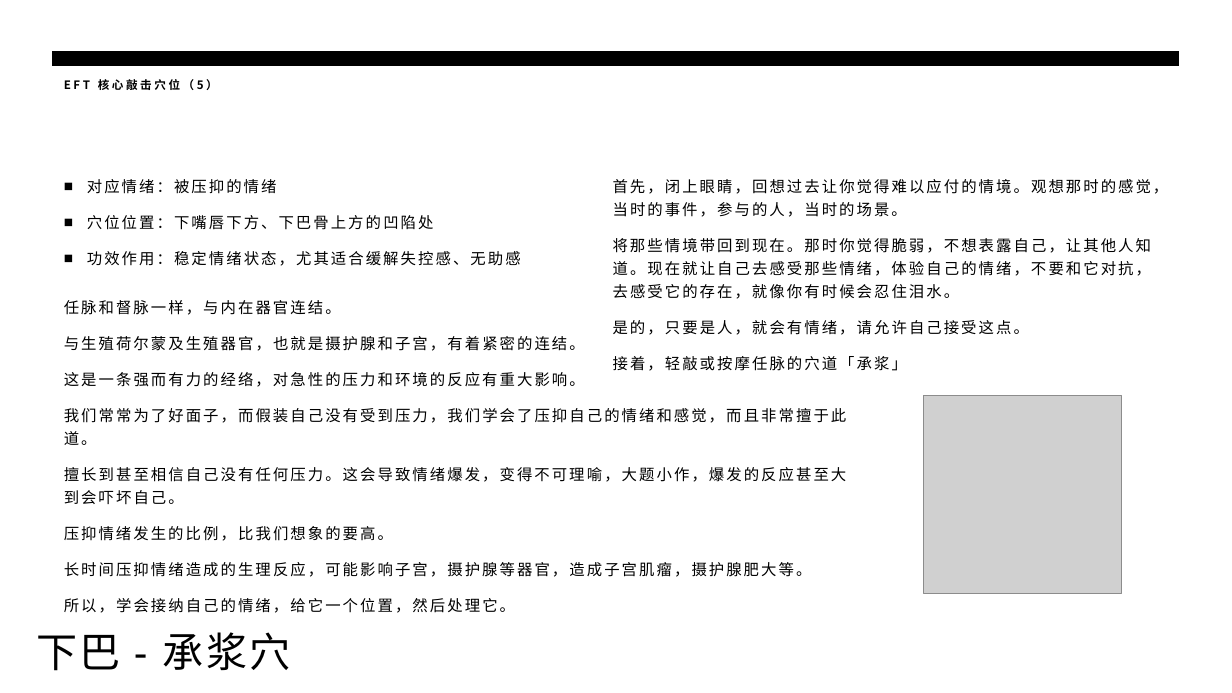
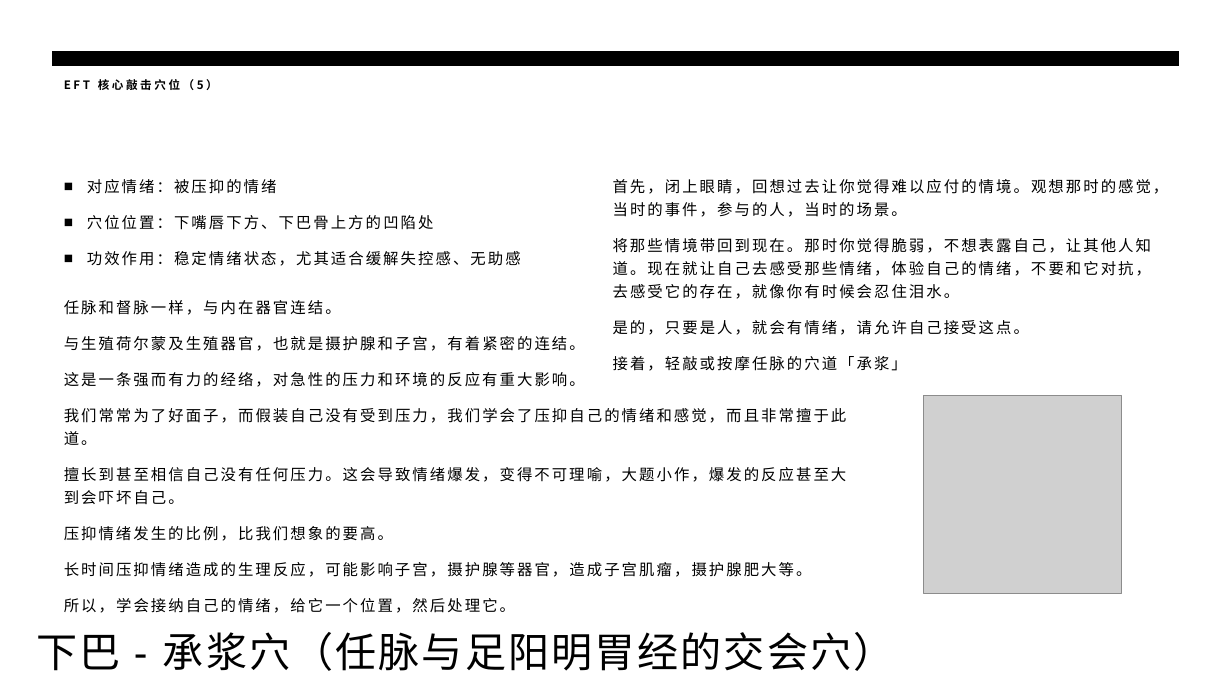
Before and after one commit to panxibei/writing, a slide deck: slide 20 of 44_心理学/28_浥尘伙伴社团原创：音乐治疗/PPT/浥尘伙伴社团原创：情绪释放疗法（EFT）心理训练.pptx (slide 18 before the commit). Drawn at 1232x693 pixels with LibreOffice and Linux fonts; fonts in the diff are those of the drawing; grey boxes stand for pictures. Boxes give left, top, right and bottom in pixels: in the first picture for what was removed or moved away, otherwise in the second. Text is boxed around its words. In the diff, an @@ line names an element or a change of style, - is before the commit and + after.

```diff
--- a/44_心理学/28_浥尘伙伴社团原创：音乐治疗/PPT/浥尘伙伴社团原创：情绪释放疗法（EFT）心理训练.pptx
+++ b/44_心理学/28_浥尘伙伴社团原创：音乐治疗/PPT/浥尘伙伴社团原创：情绪释放疗法（EFT）心理训练.pptx
@@ text at (x1=36, y1=632, x2=894, y2=671): text changed @@
-下巴 - 承浆穴
+下巴 - 承浆穴（任脉与足阳明胃经的交会穴）
```
Also in this commit, not shown: 11 other slides changed, 4 slides added, 1 other file.
